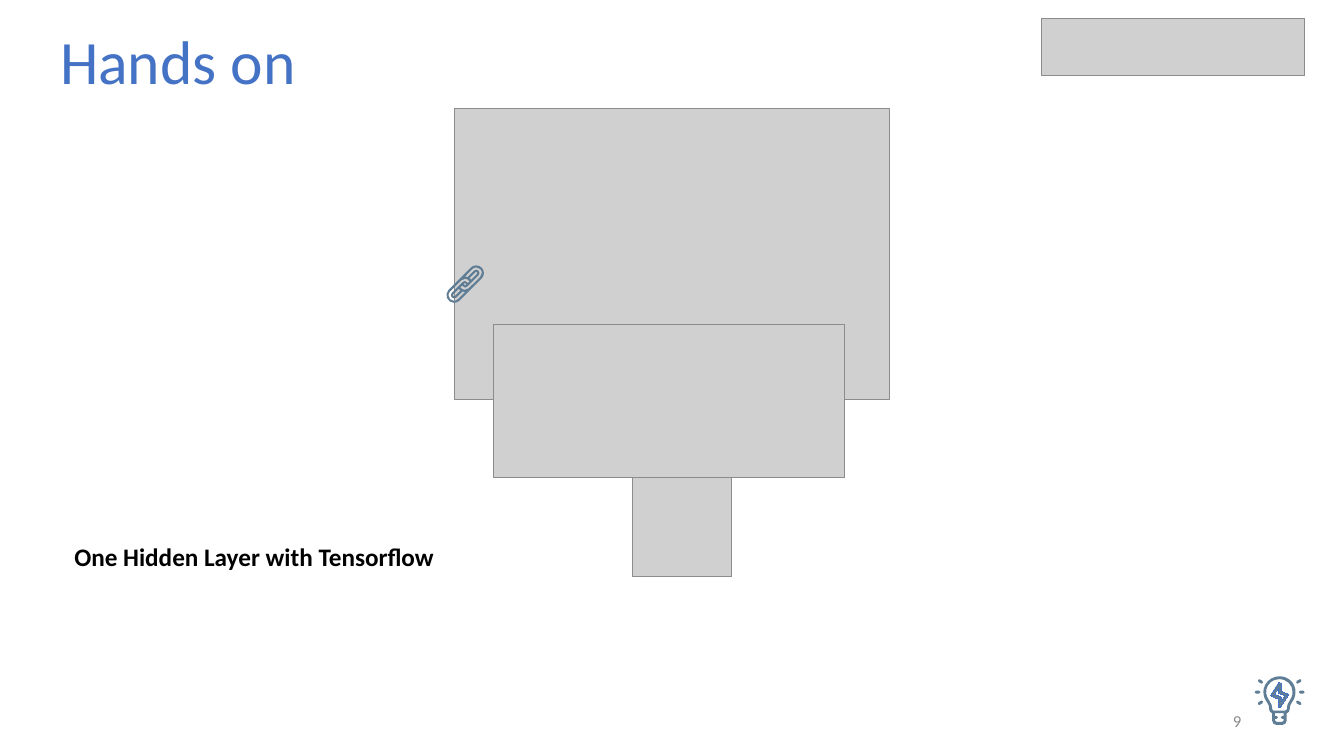
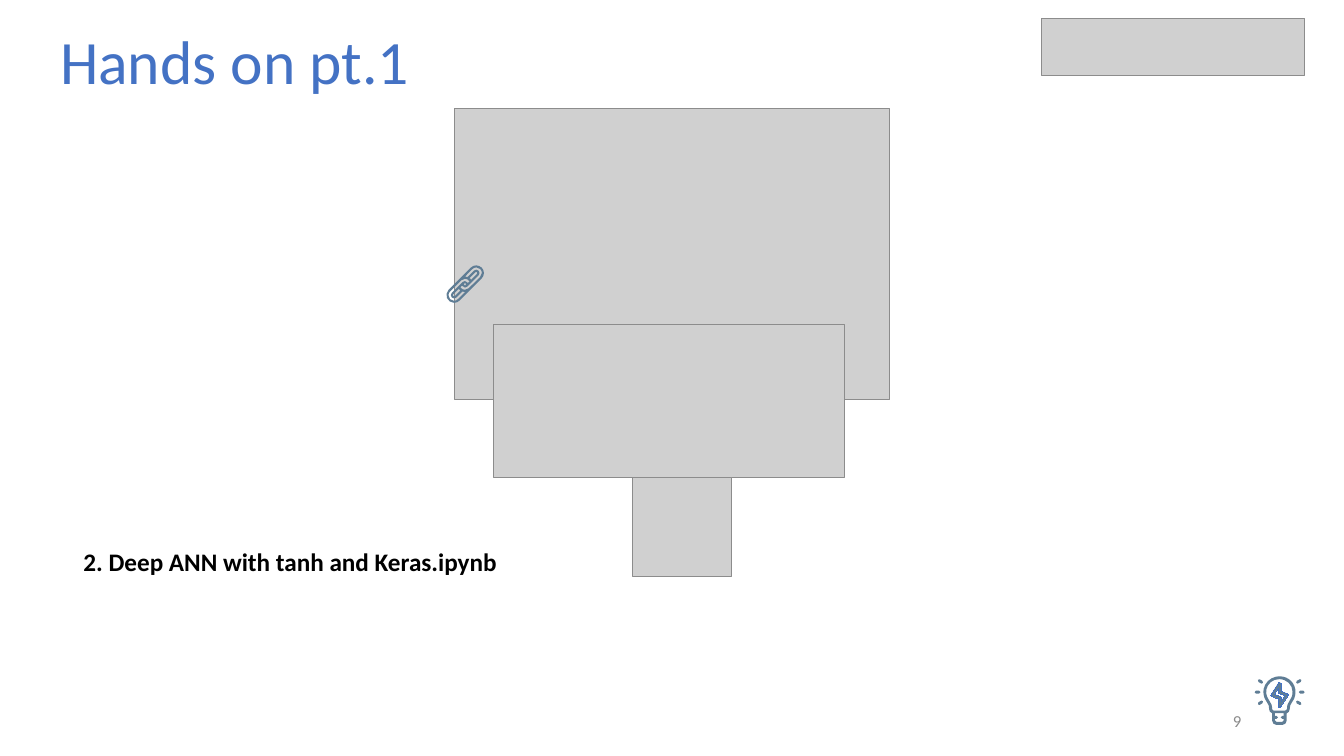
Before and after one commit to aserena7/Artificial-Neural-Networks---Parthenope-Univeristy-, a slide deck: slide 9 of ANN_Parthenope_19052023.pptx. Drawn at 1344x756 pixels with LibreOffice and Linux fonts; fonts in the diff are those of the drawing; grey boxes stand for pictures. Boxes give left, top, right and bottom in pixels: in the first picture for what was removed or moved away, otherwise in the second. Text is boxed around its words. In the diff, an @@ line names an element or a change of style, - is before the commit and + after.

```diff
--- a/ANN_Parthenope_19052023.pptx
+++ b/ANN_Parthenope_19052023.pptx
@@ text at bbox=[60, 41, 408, 94]: text changed @@
-Hands on
+Hands on pt.1
@@ text at bbox=[83, 553, 497, 575]: text changed @@
-One Hidden Layer with Tensorflow
+2. Deep ANN with tanh and Keras.ipynb
```
Also in this commit, not shown: 6 other slides changed, 5 slides added, 1 slide removed.
